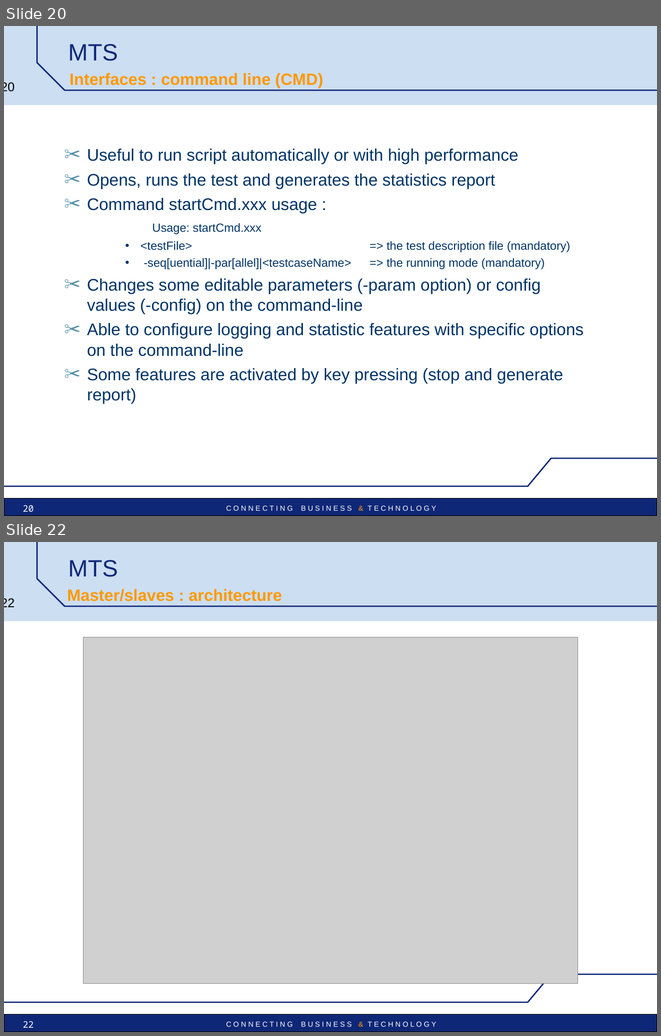
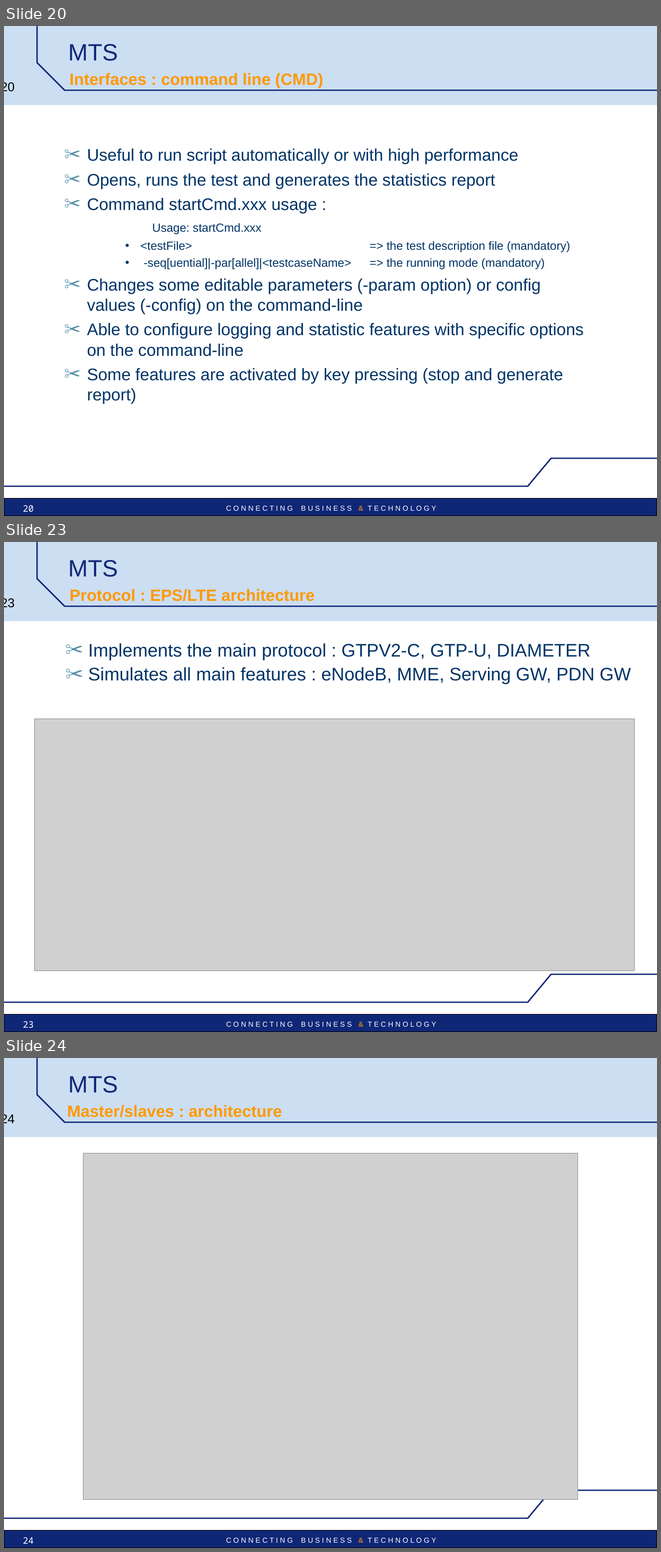
Before and after one commit to uttamhoode9/mts-trunk, a slide deck: mts/src/main/doc/MTS_pres_technical.ppt. Shown one above the other, each under a label of ours: slides 20 and 22 before the commit, slides 20, 23 and 24 after it; the slides between them are not shown. The pictures are 661x1036 and 661x1552 pixels, drawn with LibreOffice and Linux fonts; fonts in the diff are those of the drawing; grey boxes stand for pictures; background and template pictures are left out. Boxes give left, top, right and bottom in pixels: in the first picture for what was removed or moved away, otherwise in the second. Text is boxed around its words. In the diff, an @@ line names an element or a change of style, - is before the commit and + after.

```diff
--- a/mts/src/main/doc/MTS_pres_technical.ppt
+++ b/mts/src/main/doc/MTS_pres_technical.ppt
@@ slide 23 added at <box>4,542,657,1032</box>, background #FFFFFF; not listed: 6 template elements that a slide beside it also shows @@
@@ title added at <box>68,560,118,577</box>, 26 pt, text #0F2777 @@
+MTS
@@ text added at <box>70,589,315,601</box>, 18 pt, text #FF9900, bold @@
+Protocol : EPS/LTE architecture
@@ text added at <box>88,643,631,684</box>, 20 pt, text #003366 @@
+✂ Implements the main protocol : GTPV2-C, GTP-U, DIAMETER
+✂ Simulates all main features : eNodeB, MME, Serving GW, PDN GW
@@ picture added at <box>35,719,635,970</box> @@
@@ page number added at <box>23,1021,34,1027</box>, 10 pt, text #FFFFFF @@
+23
@@ what was slide 22 is now slide 24 @@
@@ page number at <box>4,1114,15,1123</box>: text changed @@
-22
+24
@@ page number at <box>23,1537,34,1543</box>: text changed @@
-22
+24
```
Also in this commit, not shown: 1 slide changed, 1 other slide added.
